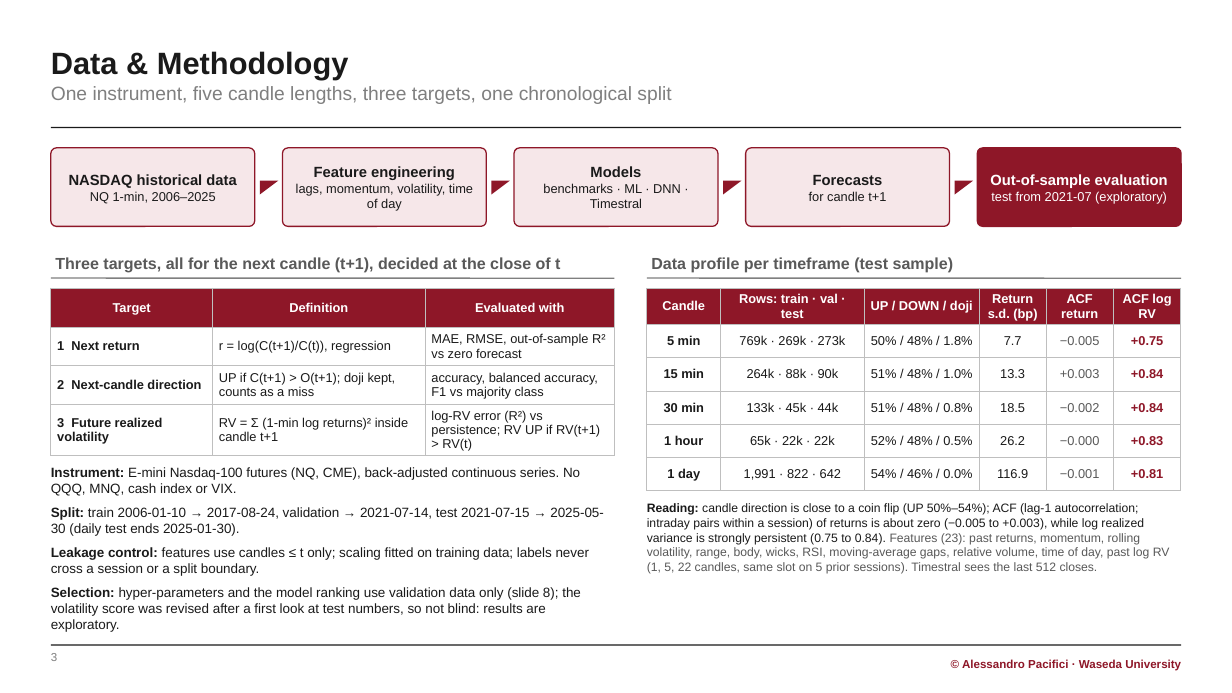
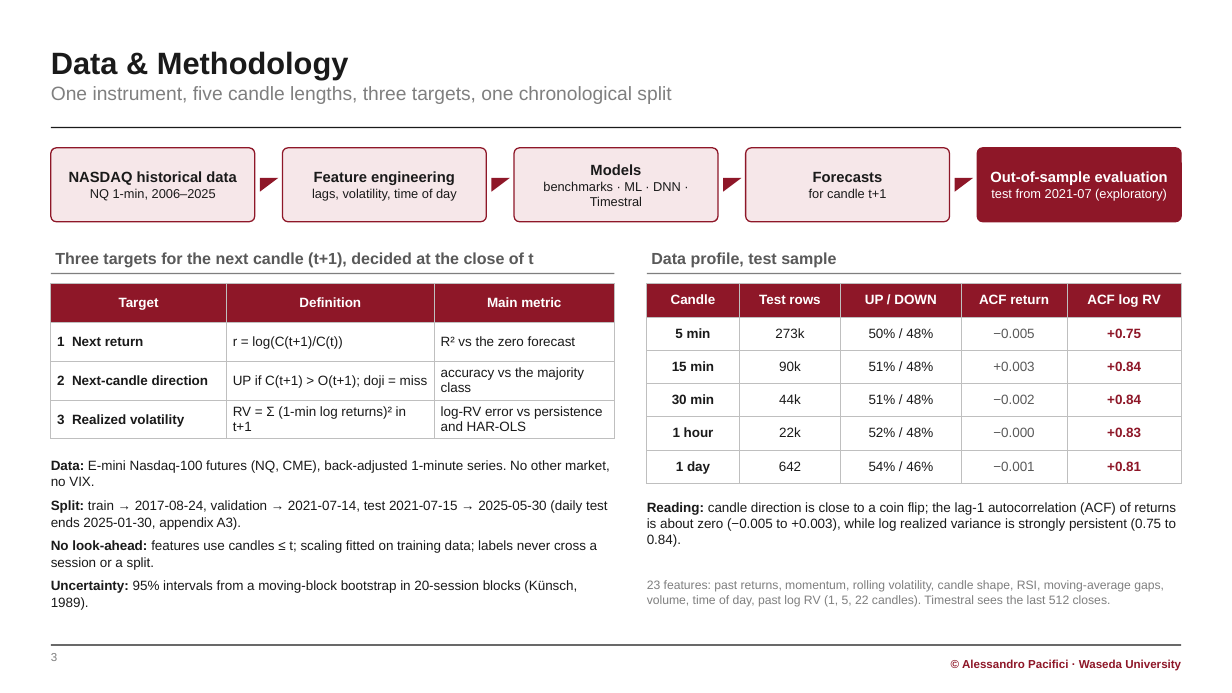
Before and after one commit to Paciooo/Project_ai_ML_bigdata, a slide deck: slide 3 of presentation/NASDAQ_multitarget_report.pptx. Drawn at 1232x693 pixels with LibreOffice and Linux fonts; fonts in the diff are those of the drawing. Boxes give left, top, right and bottom in pixels: in the first picture for what was removed or moved away, otherwise in the second. Text is boxed around its words. In the diff, an @@ line names an element or a change of style, - is before the commit and + after.

```diff
--- a/presentation/NASDAQ_multitarget_report.pptx
+++ b/presentation/NASDAQ_multitarget_report.pptx
@@ rounded rectangle: place and size @@
-rounded rectangle at [51,148,255,226]
+rounded rectangle at [51,148,255,222]
@@ rounded rectangle: place and size @@
-rounded rectangle at [283,148,487,226]
+rounded rectangle at [283,148,487,222]
@@ rounded rectangle: place and size @@
-rounded rectangle at [514,148,718,226]
+rounded rectangle at [514,148,718,222]
@@ rounded rectangle: place and size @@
-rounded rectangle at [746,148,950,226]
+rounded rectangle at [746,148,950,222]
@@ proportions changed in 5 elements at [51,148,255,222], [283,148,487,222], [514,148,718,222], [746,148,950,222], [978,148,1182,222] @@
@@ rounded rectangle: place and size @@
-rounded rectangle at [978,148,1182,226]
+rounded rectangle at [978,148,1182,222]
@@ text at [312,188,457,201]: text changed @@
-lags, momentum, volatility, time of day
+lags, volatility, time of day
@@ text at [55,252,533,268]: text changed @@
-Three targets, all for the next candle (t+1), decided at the close of t
+Three targets for the next candle (t+1), decided at the close of t
@@ text at [651,252,836,268]: text changed @@
-Data profile per timeframe (test sample)
+Data profile, test sample
@@ table at [51,284,615,435] @@
-row 1, column 3: Evaluated with
+row 1, column 3: Main metric
-row 2, column 2: r = log(C(t+1)/C(t)), regression
+row 2, column 2: r = log(C(t+1)/C(t))
-row 2, column 3: MAE, RMSE, out-of-sample R² vs zero forecast
+row 2, column 3: R² vs the zero forecast
-row 3, column 2: UP if C(t+1) > O(t+1); doji kept, counts as a miss
+row 3, column 2: UP if C(t+1) > O(t+1); doji = miss
-row 3, column 3: accuracy, balanced accuracy, F1 vs majority class
+row 3, column 3: accuracy vs the majority class
-row 4: 3 Future realized volatility | RV = Σ (1-min log returns)² inside candle t+1 | log-RV error (R²) vs persistence; RV UP if RV(t+1) > RV(t)
+row 4: 3 Realized volatility | RV = Σ (1-min log returns)² in t+1 | log-RV error vs persistence and HAR-OLS
@@ size 10 to 10.5 pt in "Target", "Definition", "1 Next return", "2 Next-candle direction" @@
@@ table: place and size @@
-table at [51,288,615,455]
+table at [51,284,615,435]
@@ 2 lines, 1 table: place and size @@
-2 lines, 1 table at [51,278,1181,485]
+2 lines, 1 table at [51,274,1181,478]
@@ table at [647,284,1181,478] @@
-column 2: Rows: train · val · test | 769k · 269k · 273k | 264k · 88k · 90k | 133k · 45k · 44k | 65k · 22k · 22k | 1,991 · 822 · 642
-column 3: UP / DOWN / doji | 50% / 48% / 1.8% | 51% / 48% / 1.0% | 51% / 48% / 0.8% | 52% / 48% / 0.5% | 54% / 46% / 0.0%
-column 4: Return s.d. (bp) | 7.7 | 13.3 | 18.5 | 26.2 | 116.9
+column 2: Test rows | 273k | 90k | 44k | 22k | 642
+column 3: UP / DOWN | 50% / 48% | 51% / 48% | 51% / 48% | 52% / 48% | 54% / 46%
@@ text at [51,460,610,610]: text changed @@
-▪ Instrument: E-mini Nasdaq-100 futures (NQ, CME), back-adjusted continuous series. No QQQ, MNQ, cash index or VIX.
-▪ Split: train 2006-01-10 → 2017-08-24, validation → 2021-07-14, test 2021-07-15 → 2025-05-30 (daily test ends 2025-01-30).
-▪ Leakage control: features use candles ≤ t only; scaling fitted on training data; labels never cross a session or a split boundary.
-▪ Selection: hyper-parameters and the model ranking use validation data only (slide 8); the volatility score was revised after a first look at test numbers, so not blind: results are exploratory.
+▪ Data: E-mini Nasdaq-100 futures (NQ, CME), back-adjusted 1-minute series. No other market, no VIX.
+▪ Split: train → 2017-08-24, validation → 2021-07-14, test 2021-07-15 → 2025-05-30 (daily test ends 2025-01-30, appendix A3).
+▪ No look-ahead: features use candles ≤ t; scaling fitted on training data; labels never cross a session or a split.
+▪ Uncertainty: 95% intervals from a moving-block bootstrap in 20-session blocks (Künsch, 1989).
@@ text at [647,502,1176,547]: text changed; size 9.5 to 10.5 pt @@
-Reading: candle direction is close to a coin flip (UP 50%–54%); ACF (lag-1 autocorrelation; intraday pairs within a session) of returns is about zero (−0.005 to +0.003), while log realized variance is strongly persistent (0.75 to 0.84). Features (23): past returns, momentum, rolling volatility, range, body, wicks, RSI, moving-average gaps, relative volume, time of day, past log RV (1, 5, 22 candles, same slot on 5 prior sessions). Timestral sees the last 512 closes.
+Reading: candle direction is close to a coin flip; the lag-1 autocorrelation (ACF) of returns is about zero (−0.005 to +0.003), while log realized variance is strongly persistent (0.75 to 0.84).
@@ text added at [647,580,1164,607], 9.5 pt, text #7F7F7F @@
+23 features: past returns, momentum, rolling volatility, candle shape, RSI, moving-average gaps, volume, time of day, past log RV (1, 5, 22 candles). Timestral sees the last 512 closes.
```
Also in this commit, not shown: 6 other slides changed, 2 slides added, 1 slide removed, 23 other files.
